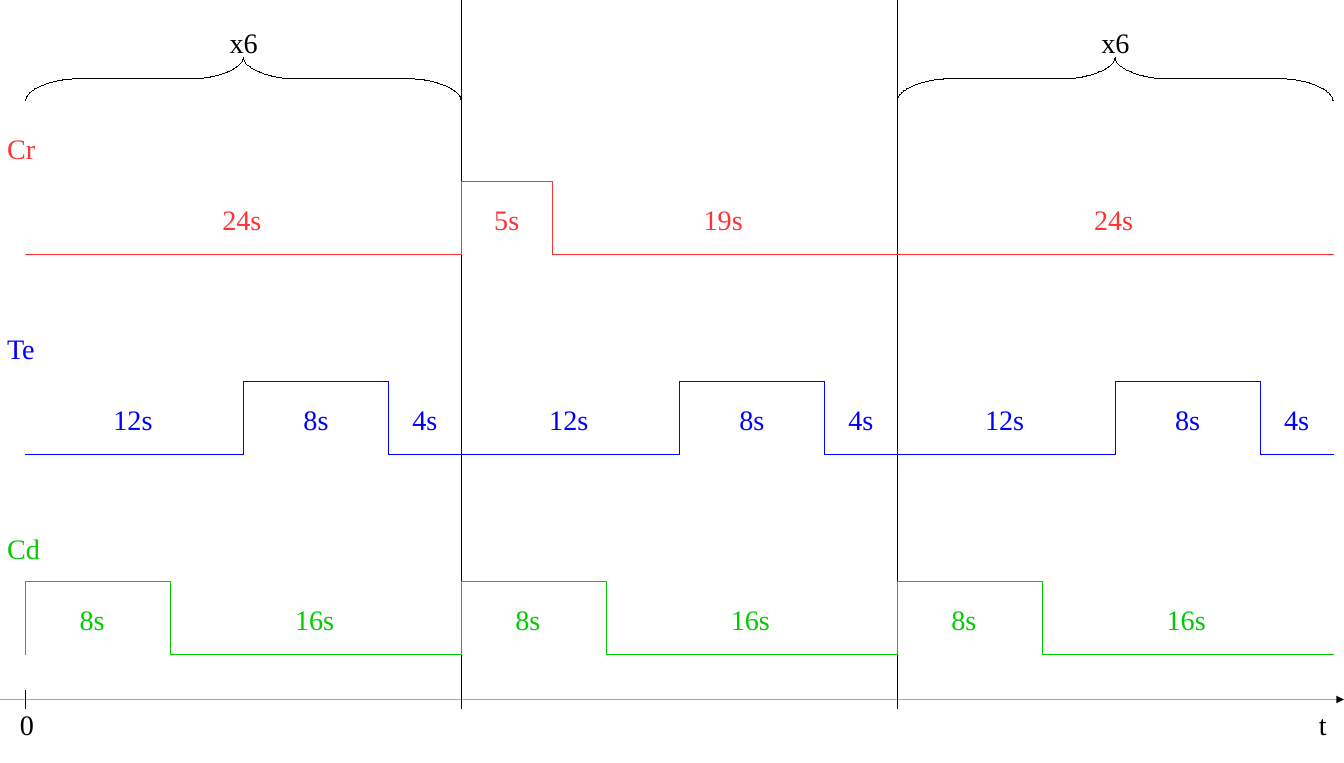
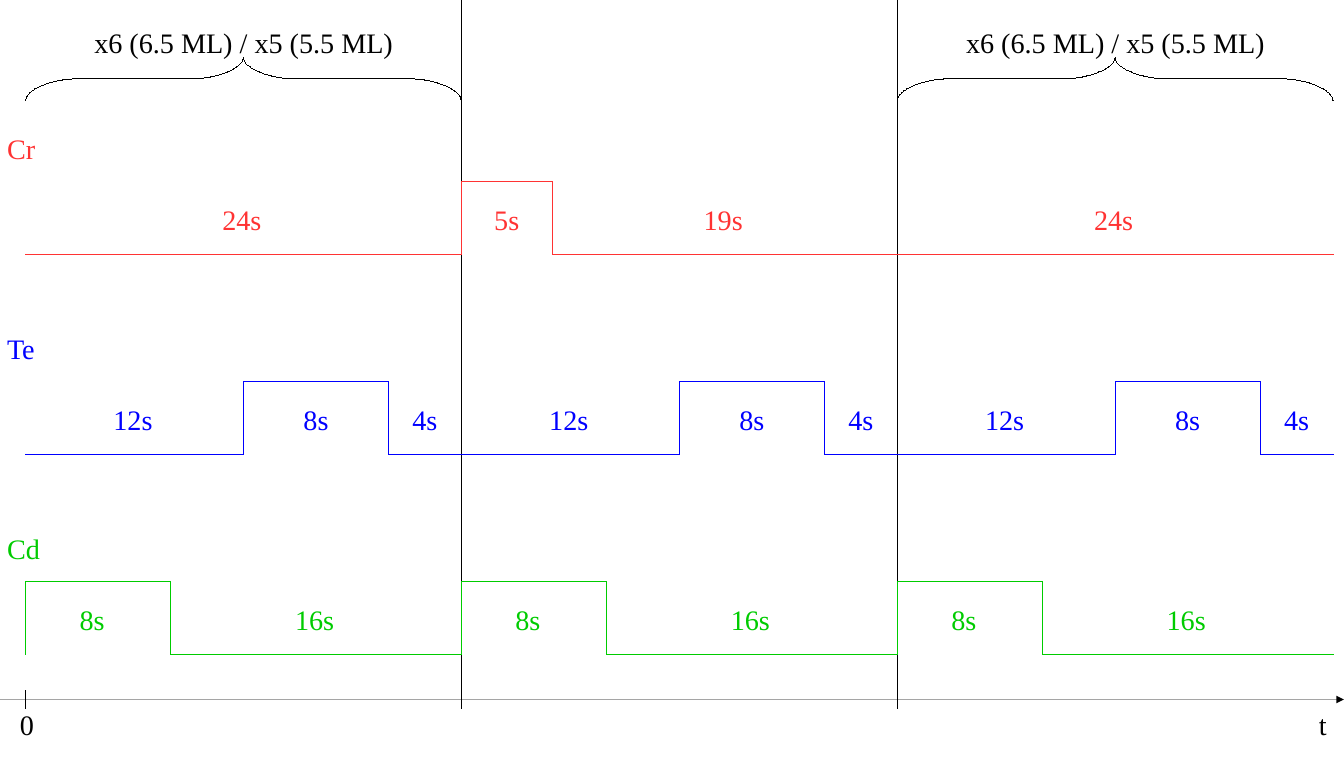
Before and after one commit to audreyazura/PhDThesis, a slide deck: slide 1 of 02-GrowthQDs/Pictures/RecipeSK.odp. Drawn at 1344x763 pixels with LibreOffice and Linux fonts; fonts in the diff are those of the drawing. Boxes give left, top, right and bottom in pixels: in the first picture for what was removed or moved away, otherwise in the second. Text is boxed around its words. In the diff, an @@ line names an element or a change of style, - is before the commit and + after.

```diff
--- a/02-GrowthQDs/Pictures/RecipeSK.odp
+++ b/02-GrowthQDs/Pictures/RecipeSK.odp
@@ text added at (94, 33, 393, 59), 22 pt, text #000000 @@
+x6 (6.5 ML) / x5 (5.5 ML)
@@ text removed at (230, 34, 258, 59) @@
-x6
@@ text added at (966, 33, 1265, 59), 22 pt, text #000000 @@
+x6 (6.5 ML) / x5 (5.5 ML)
@@ text removed at (1101, 34, 1129, 59) @@
-x6
```
Also in this commit, not shown: 7 other files.
